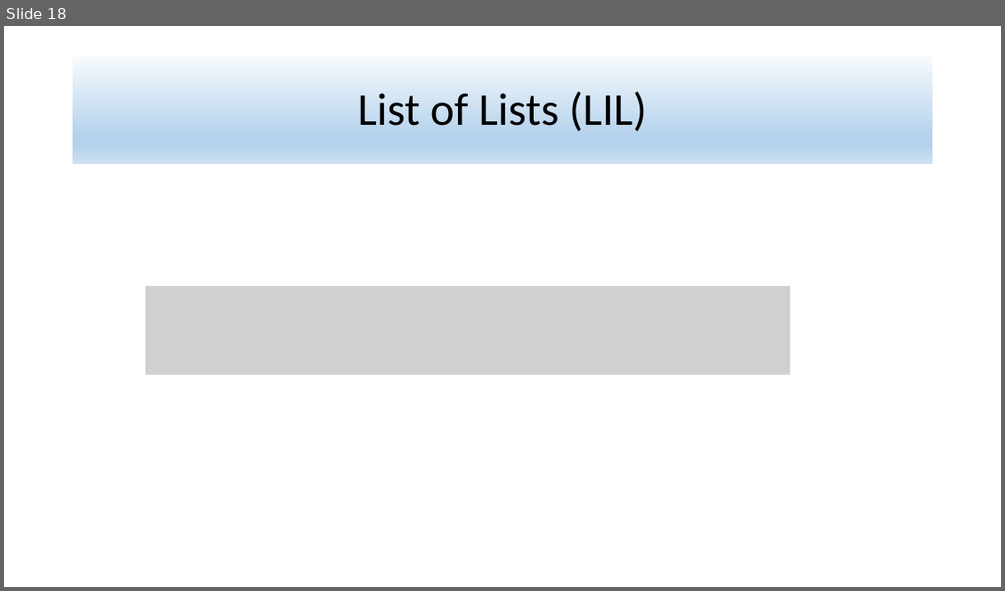
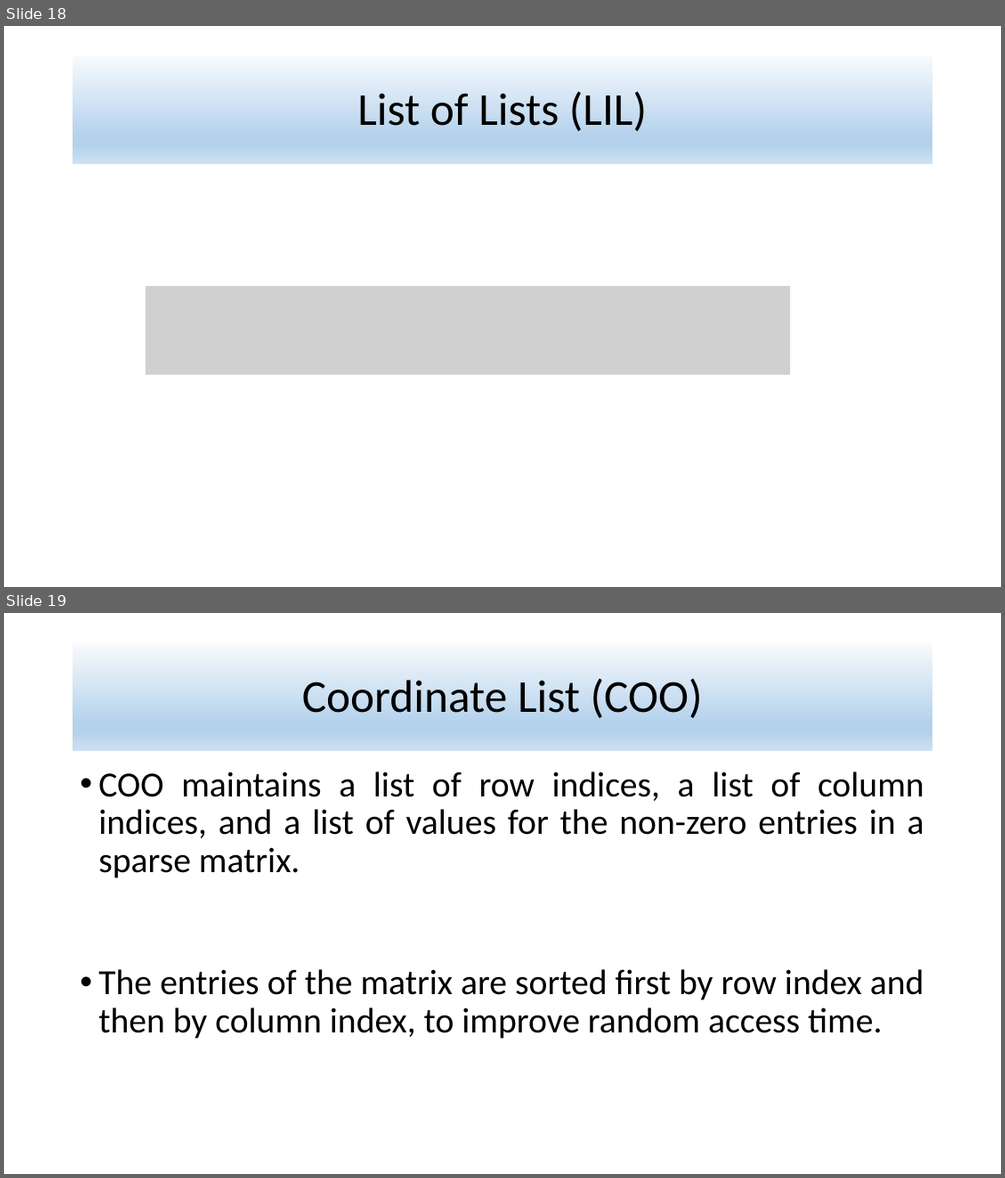
Before and after one commit to alijfri99/presentations, a slide deck: Data Mining Presentation.pptx. Shown one above the other, each under a label of ours: slide 18 before the commit, slides 18 and 19 after it. The pictures are 1005x591 and 1005x1178 pixels, drawn with LibreOffice and Linux fonts; fonts in the diff are those of the drawing; grey boxes stand for pictures. Boxes give left, top, right and bottom in pixels: in the first picture for what was removed or moved away, otherwise in the second. Text is boxed around its words. In the diff, an @@ line names an element or a change of style, - is before the commit and + after.

Commit message:
Finished coordinate list.

```diff
--- a/Data Mining Presentation.pptx
+++ b/Data Mining Presentation.pptx
@@ slide 19 added at box(4, 613, 1001, 1174), background #FFFFFF @@
@@ title added at box(73, 643, 933, 751), fill gradient #F7FAFD to #B5D2EC to #CEE1F2, 44 pt, text #000000 @@
+Coordinate List (COO)
@@ text added at box(98, 771, 924, 1038), 34 pt, text #000000 @@
+• COO maintains a list of row indices, a list of column indices, and a list of values for the non-zero entries in a sparse matrix.
+• The entries of the matrix are sorted first by row index and then by column index, to improve random access time.
```
Also in this commit, not shown: 2 other slides added.
